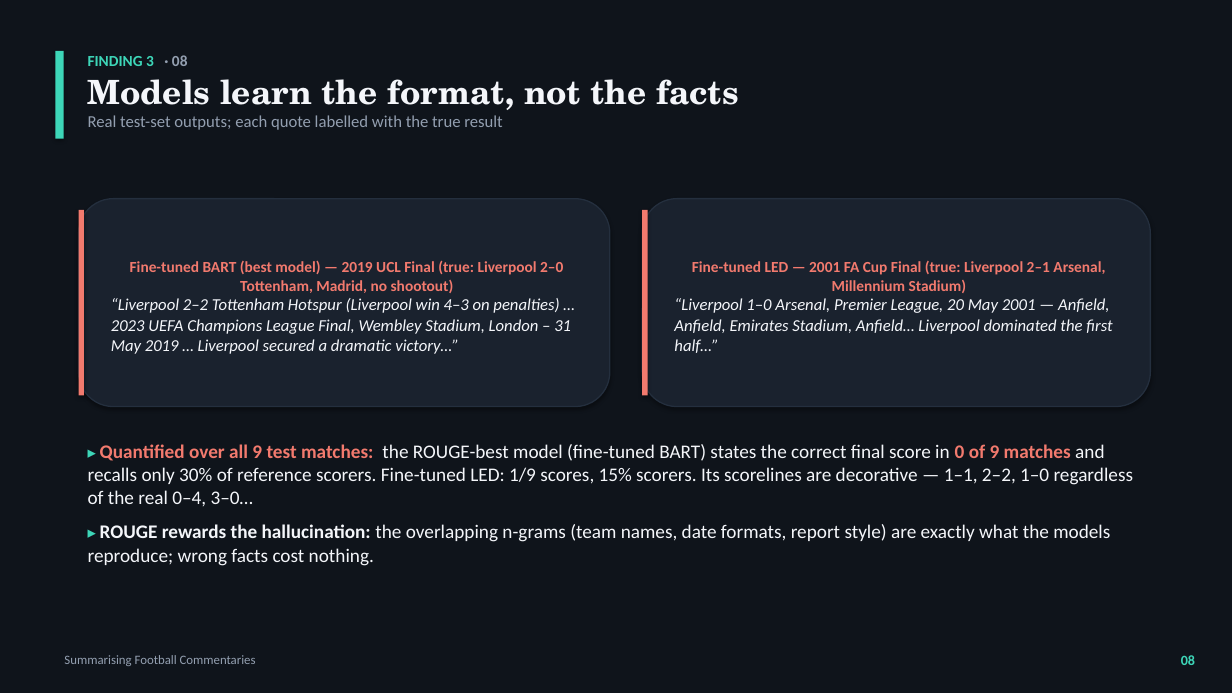
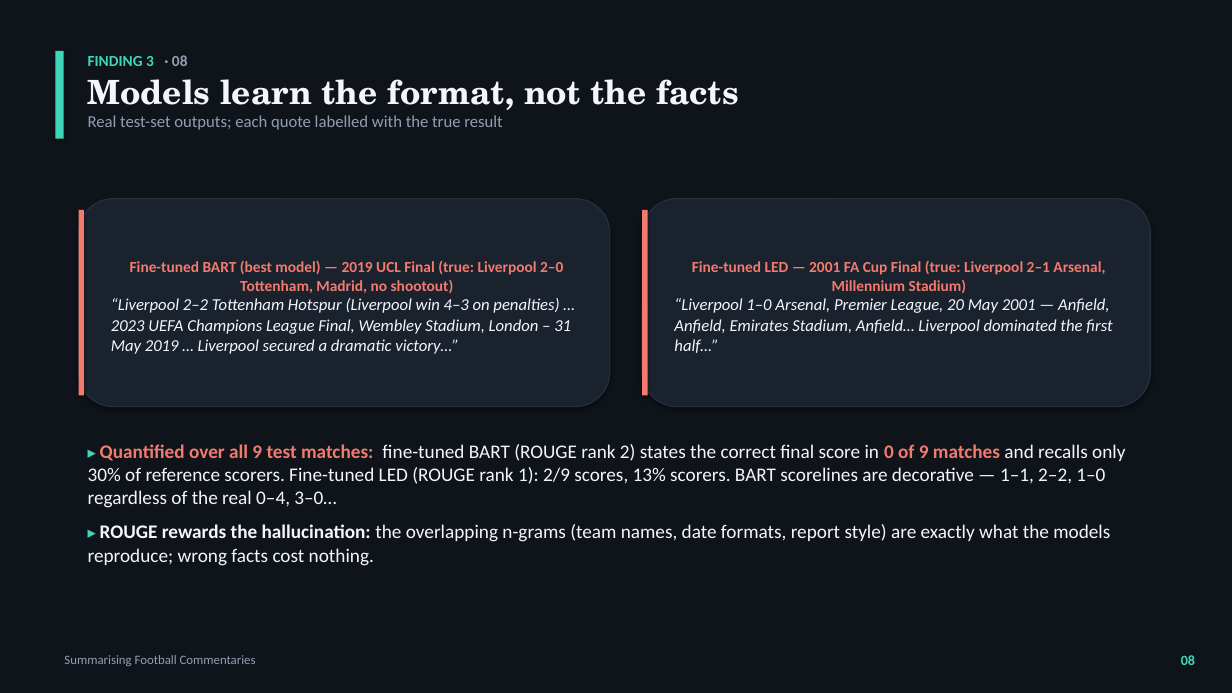
Before and after one commit to christiandalfarra/ANLP_Project, a slide deck: slide 8 of report/slides/ANLP_slides_alt.pptx. Drawn at 1232x693 pixels with LibreOffice and Linux fonts; fonts in the diff are those of the drawing. Boxes give left, top, right and bottom in pixels: in the first picture for what was removed or moved away, otherwise in the second. Text is boxed around its words. In the diff, an @@ line names an element or a change of style, - is before the commit and + after.

```diff
--- a/report/slides/ANLP_slides_alt.pptx
+++ b/report/slides/ANLP_slides_alt.pptx
@@ text at [88, 444, 1125, 508]: text changed @@
-▸ Quantified over all 9 test matches: the ROUGE-best model (fine-tuned BART) states the correct final score in 0 of 9 matches and recalls only 30% of reference scorers. Fine-tuned LED: 1/9 scores, 15% scorers. Its scorelines are decorative — 1–1, 2–2, 1–0 regardless of the real 0–4, 3–0…
+▸ Quantified over all 9 test matches: fine-tuned BART (ROUGE rank 2) states the correct final score in 0 of 9 matches and recalls only 30% of reference scorers. Fine-tuned LED (ROUGE rank 1): 2/9 scores, 13% scorers. BART scorelines are decorative — 1–1, 2–2, 1–0 regardless of the real 0–4, 3–0…
```
Also in this commit, not shown: 3 other slides changed, 17 other files.
